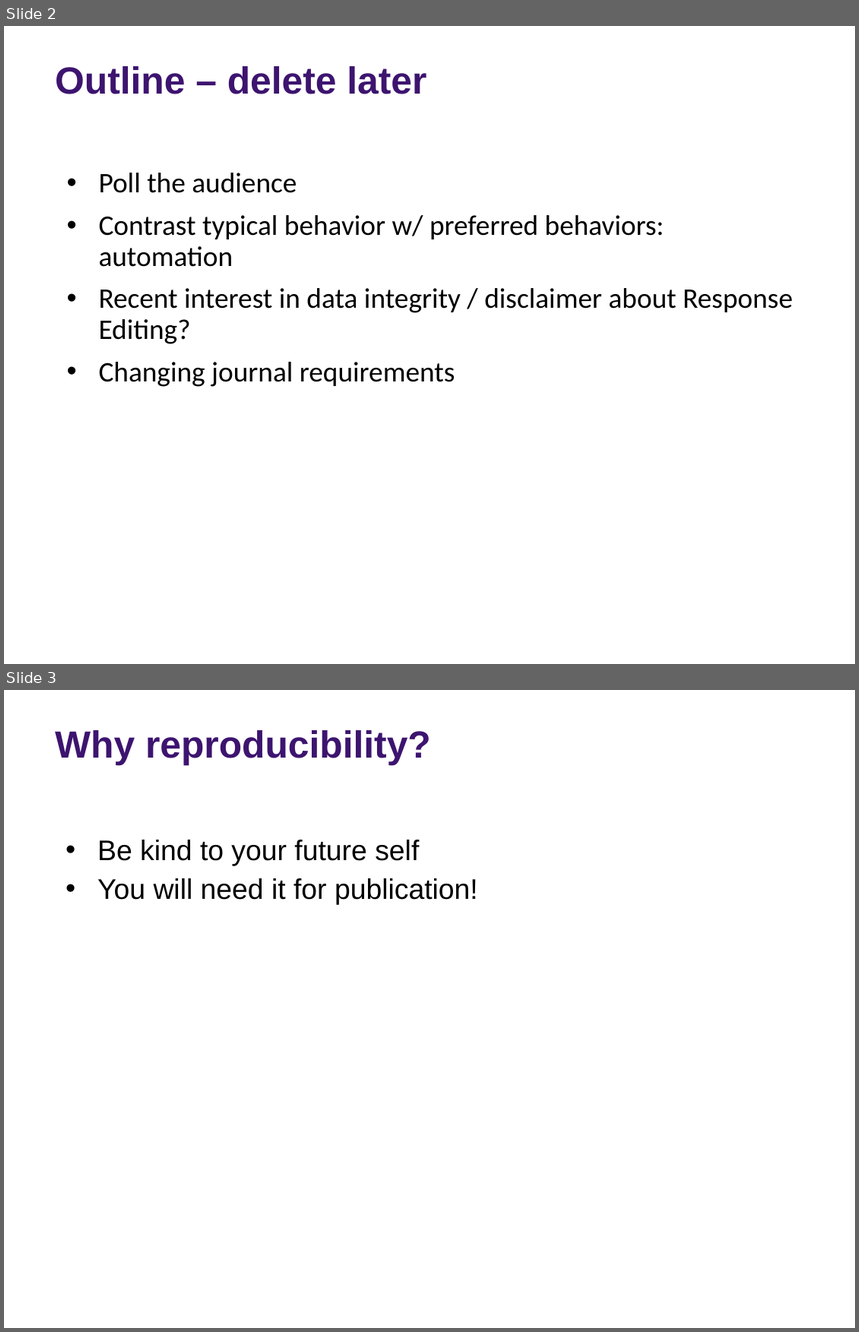
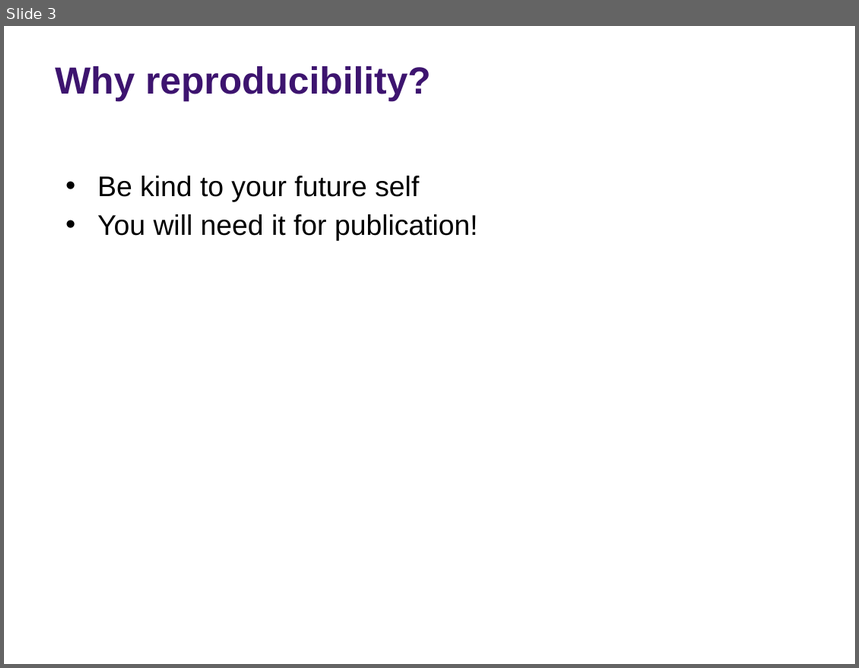
Before and after one commit to rs-kellogg/2023-phd-workshop, a slide deck: session-7-qualtrics/Session 7 - Qualtrics.pptx. Shown one above the other, each under a label of ours: slides 2 and 3 before the commit, slide 3 after it. The pictures are 859x1332 and 859x668 pixels, drawn with LibreOffice and Linux fonts; fonts in the diff are those of the drawing; background and template pictures are left out. Boxes give left, top, right and bottom in pixels: in the first picture for what was removed or moved away, otherwise in the second. Text is boxed around its words. In the diff, an @@ line names an element or a change of style, - is before the commit and + after.

```diff
--- a/session-7-qualtrics/Session 7 - Qualtrics.pptx
+++ b/session-7-qualtrics/Session 7 - Qualtrics.pptx
@@ slide 2 removed at [4, 26, 855, 664], background picture (left out) @@
@@ title removed at [55, 66, 427, 94] @@
-Outline – delete later
@@ text removed at [99, 173, 793, 387] @@
-• Poll the audience
-• Contrast typical behavior w/ preferred behaviors: automation
-• Recent interest in data integrity / disclaimer about Response Editing?
-• Changing journal requirements
@@ text removed at [430, 632, 813, 664] @@
-Using Qualtrics
```
Also in this commit, not shown: 8 slides changed, 6 slides added, 2 other slides removed.
